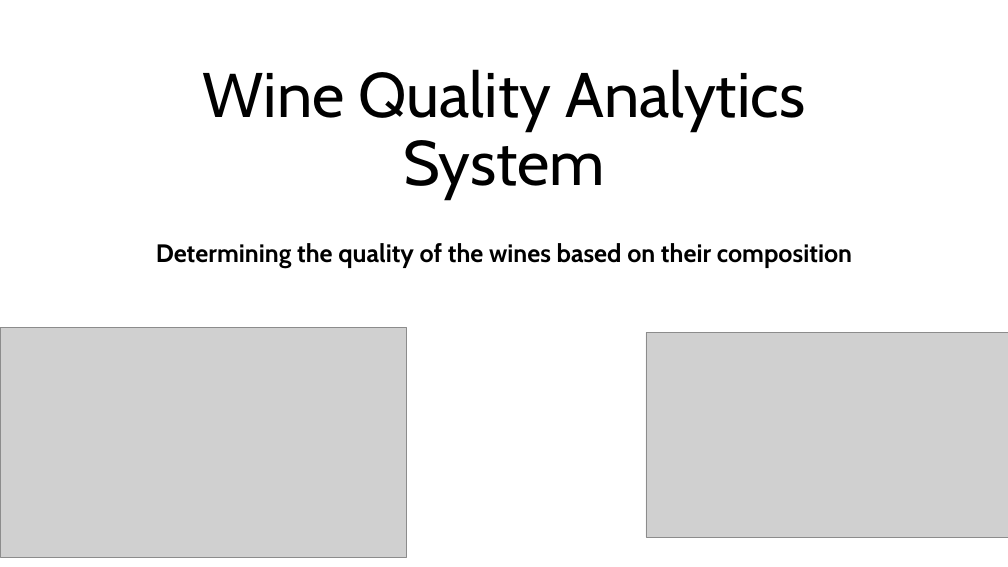
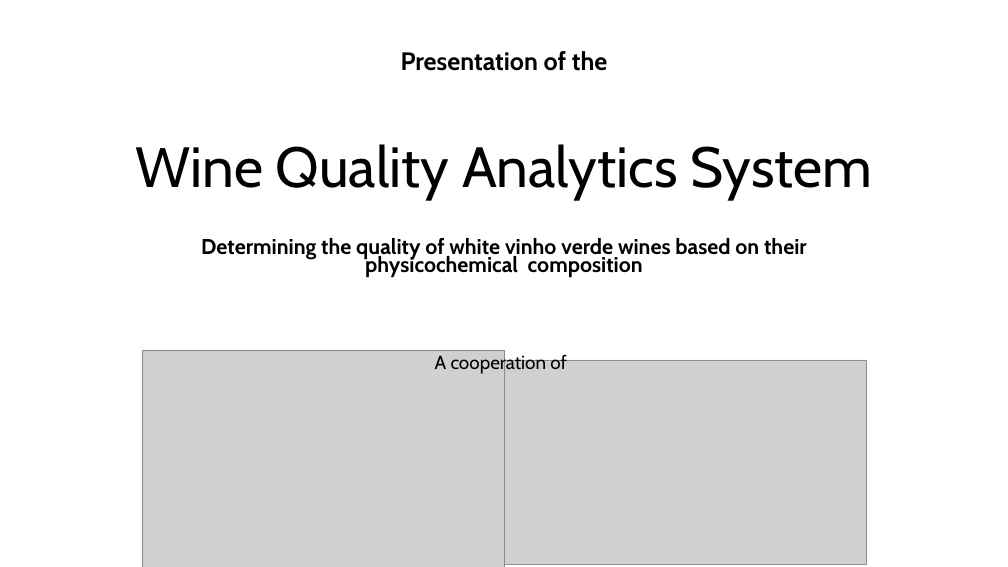
Before and after one commit to olemir/data-analysis-on-wine, a slide deck: slide 1 of reports/Wine Quality Analytics System.pptx. Drawn at 1008x567 pixels with LibreOffice and Linux fonts; fonts in the diff are those of the drawing; grey boxes stand for pictures. Boxes give left, top, right and bottom in pixels: in the first picture for what was removed or moved away, otherwise in the second. Text is boxed around its words. In the diff, an @@ line names an element or a change of style, - is before the commit and + after.

```diff
--- a/reports/Wine Quality Analytics System.pptx
+++ b/reports/Wine Quality Analytics System.pptx
@@ title "Wine Quality Analytics System": place and size @@
-title "Wine Quality Analytics System" at <box>203,69,805,200</box>
+title "Wine Quality Analytics System" at <box>136,144,873,199</box>
@@ title "Wine Quality Analytics System" at <box>136,144,873,199</box>: size 60 to 54 pt @@
@@ text added at <box>401,51,608,71</box>, 24 pt, text #000000, bold @@
+Presentation of the
@@ subtitle at <box>201,238,807,278</box>: text changed; size 24 to 20.4 pt @@
-Determining the quality of the wines based on their composition
+Determining the quality of white vinho verde wines based on their physicochemical composition
@@ picture: place and size @@
-picture at <box>0,327,407,557</box>
+picture at <box>142,350,504,567</box>
@@ text added at <box>435,354,567,375</box>, 18 pt, text #000000 @@
+A cooperation of
@@ picture: place and size @@
-picture at <box>646,333,1008,538</box>
+picture at <box>504,360,867,565</box>
```
Also in this commit, not shown: 3 other slides changed, 5 slides added, 3 slides removed, 7 other files.
